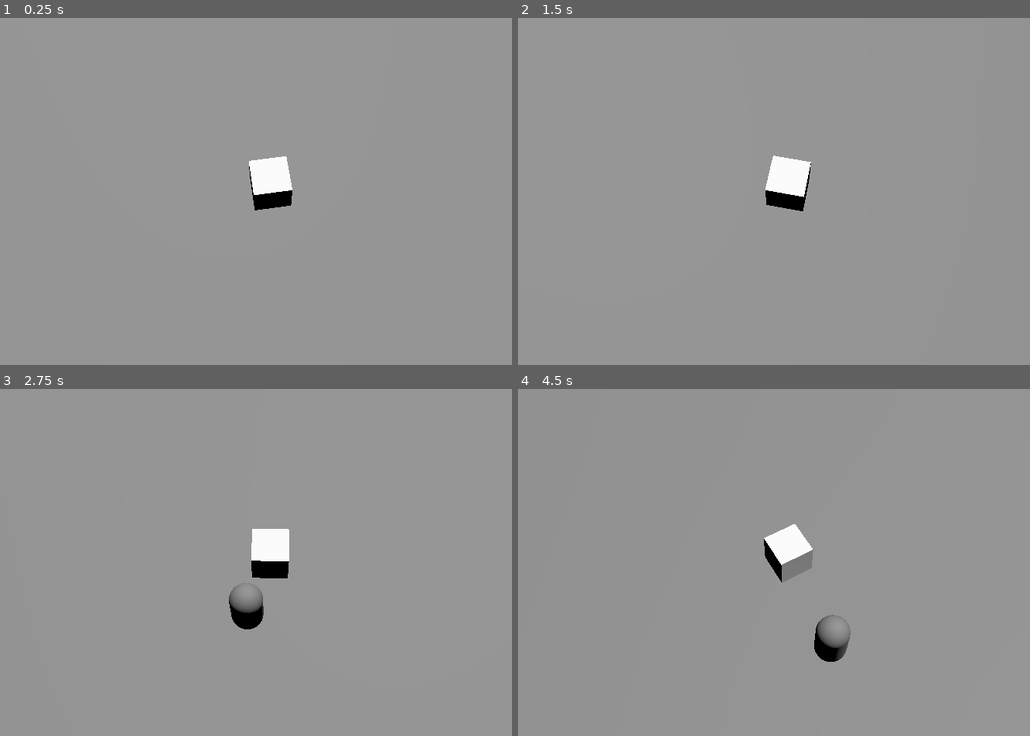
Above: before the commit, frames 1-4 (two rows, left to right).
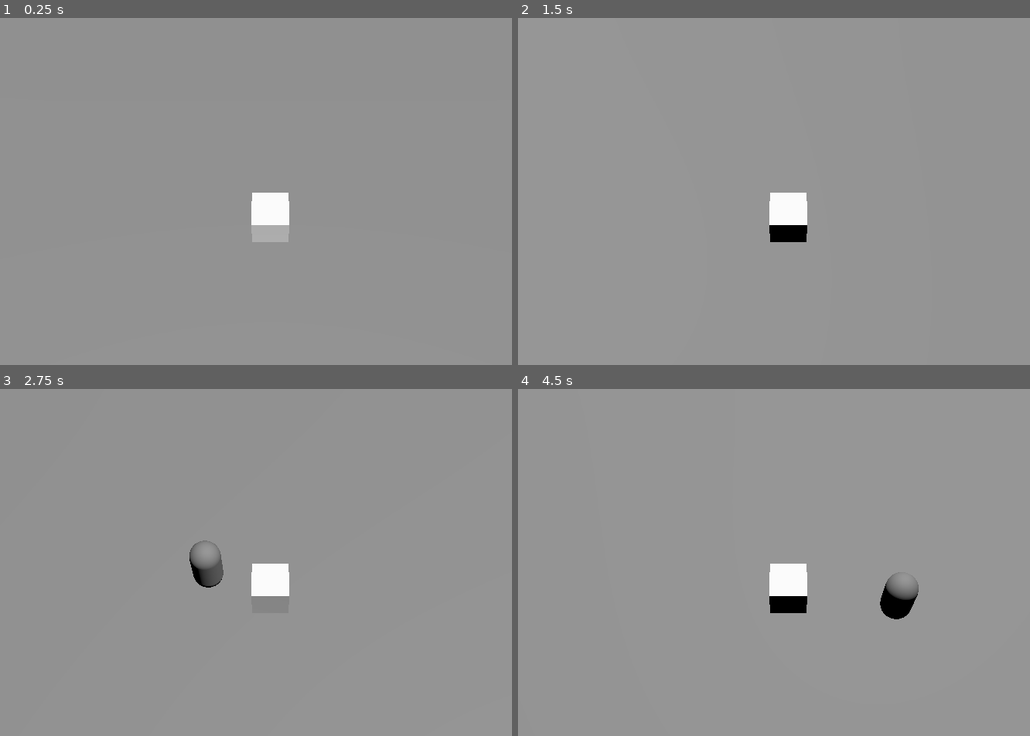
Above: after the commit, the same moments.

Repository: Tchetchouille/GMTK2024
Game: Godot game, scene res://scenes/main.tscn
Two runs of this game, one before a commit and one after it. Both use one fixed random seed, a clock stepped at 60 frames per second and the inputs below. This scene is started directly instead of the project's main scene.
Inputs (mouse positions are in pixels of both pictures, inside the frame that each line leads up to):
- Up to frame 1 (0.25 s): no input
- Up to frame 2 (1.5 s): move the mouse to (922, 174) at 0.52 s; hold D (move_right) 0.53-1.28 s; click (922, 174) at 0.6 s; move the mouse to (666, 208) at 1.27 s; hold S (move_back) from 1.28 s (still down); click (666, 208) at 1.35 s
- Up to frame 3 (2.75 s): move the mouse to (332, 486) at 2.02 s; release S (move_back) at 2.03 s; hold D (move_right) from 2.03 s (still down); click (332, 486) at 2.1 s
- Up to frame 4 (4.5 s): move the mouse to (758, 631) at 2.77 s; release D (move_right) at 2.78 s; hold W (move_forward) 2.78-3.53 s; click (758, 631) at 2.85 s; move the mouse to (973, 614) at 3.52 s; hold A (move_left) from 3.53 s (still down); click (973, 614) at 3.6 s; move the mouse to (605, 510) at 4.27 s; click (605, 510) at 4.35 s

The runs differ from the first frame. In frame 1, 1.5% of the frame differs, in the area x 48-58%, y 39-60%; in frame 2, 1.8%; in frame 3, 2.4%; in frame 4, 3.0%, in the area x 48-79%, y 38-79%.

Commit message:
Undone camera rework.

Diff:
--- a/scenes/Character.tscn
+++ b/scenes/Character.tscn
@@ -22,10 +22,8 @@
 [node name="CameraController" type="Node3D" parent="."]
 transform = Transform3D(1, 0, 0, 0, 0.527727, 0.849414, 0, -0.849414, 0.527727, 0, 12.7203, 6.74242)
 top_level = true
+visible = false
 script = ExtResource("2_dgl5s")
-
-[node name="CharacterCamera3D" type="Camera3D" parent="CameraController"]
-fov = 37.8493
 
 [node name="CollisionShape3D" type="CollisionShape3D" parent="."]
 transform = Transform3D(1, 0, 0, 0, 1, 0, 0, 0, 1, 0, 0.5, 0)
@@ -49,5 +47,9 @@
 transform = Transform3D(1, 0, 0, 0, 1, 0, 0, 0, 1, 0, 0.31575, 0.220425)
 shape = SubResource("BoxShape3D_qrq71")
 
+[node name="CharacterCamera3D" type="Camera3D" parent="."]
+transform = Transform3D(1, 0, 0, 0, 0.527727, 0.849414, 0, -0.849414, 0.527727, 0, 12.7203, 6.74242)
+fov = 37.8493
+
 [connection signal="body_entered" from="CollisionArea" to="." method="_on_collision_area_body_entered"]
 [connection signal="body_exited" from="CollisionArea" to="." method="_on_collision_area_body_exited"]
